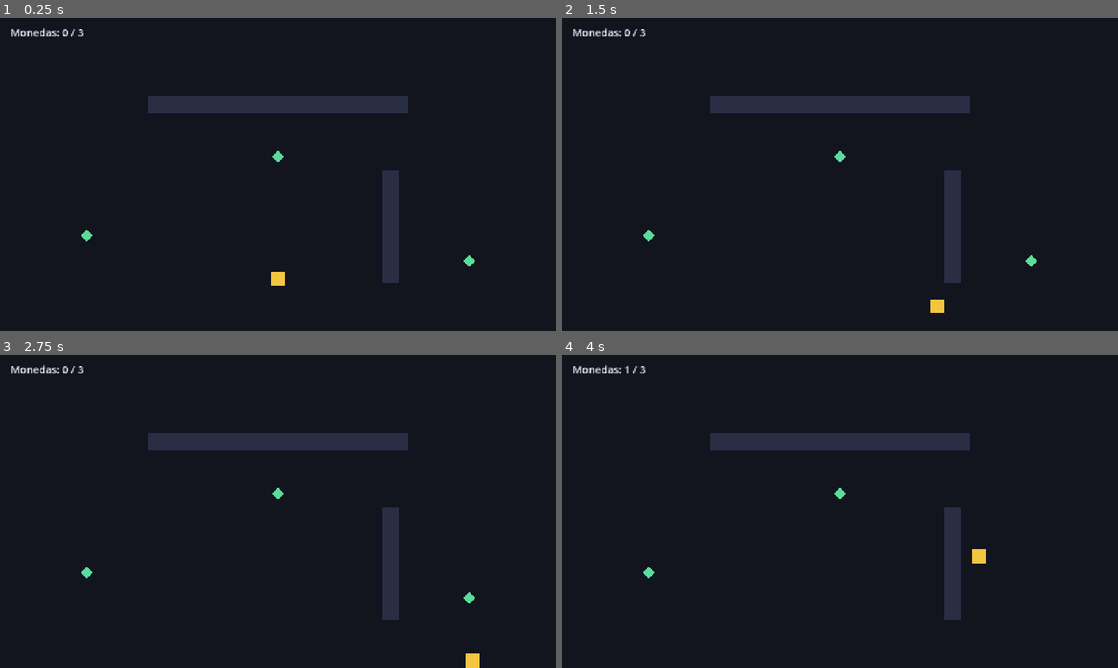
Above: before the commit, frames 1-4 (two rows, left to right).
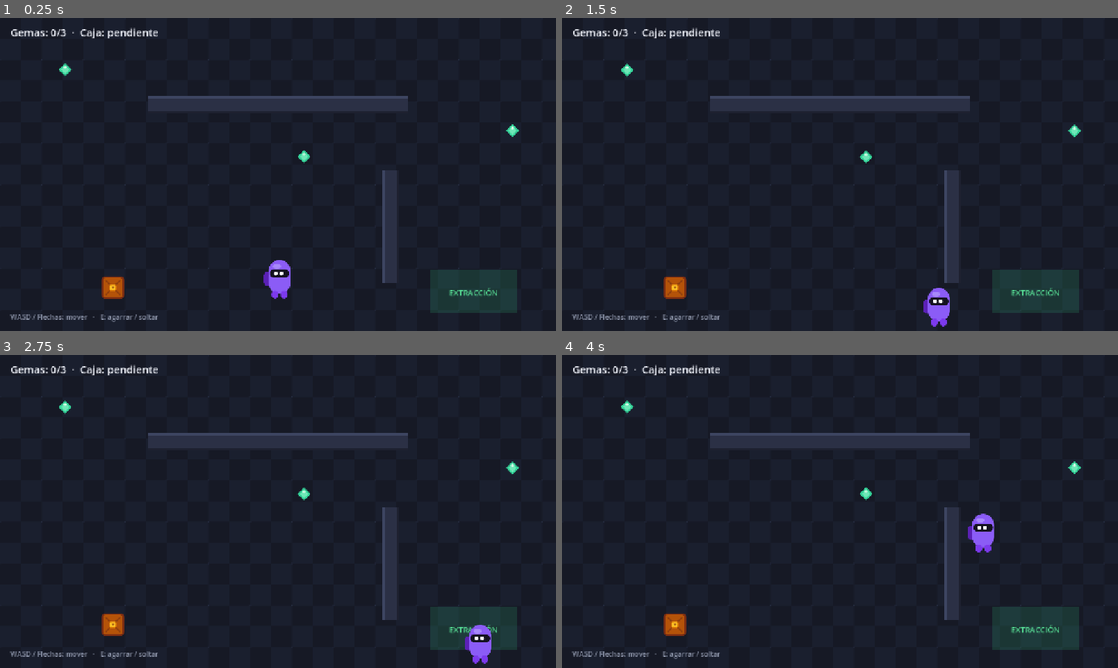
Above: after the commit, the same moments.

Repository: henriih18/game
Game: Godot game, scene res://scenes/main.tscn
Same seed, same stepped clock (60 frames per second), same inputs: the game is played once before the commit and once after it.
Inputs:
- Up to frame 1 (0.25 s): no input
- Up to frame 2 (1.5 s): hold D (move_right) 0.53-1.28 s; hold E (interact, bound only after the commit) 0.53-1.28 s; hold S (move_down) from 1.28 s (still down); tap E (interact, bound only after the commit) at 1.35 s
- Up to frame 3 (2.75 s): release S (move_down) at 2.03 s; hold D (move_right) from 2.03 s (still down); hold E (interact, bound only after the commit) from 2.03 s (still down)
- Up to frame 4 (4 s): release D (move_right) at 2.78 s; release E (interact, bound only after the commit) at 2.78 s; hold W (move_up) 2.78-3.53 s; tap E (interact, bound only after the commit) at 2.85 s; hold A (move_left) from 3.53 s (still down); hold E (interact, bound only after the commit) from 3.53 s (still down)

The runs differ from the first frame. In frame 1, 4.5% of the frame differs, in the area x 1-98%, y 3-98%; in frame 2, 4.5%; in frame 3, 4.2%; in frame 4, 4.5%.

Commit message:
Arte flat vector estilo Among Us + mecanica de agarre y extraccion

Diff:
--- /dev/null
+++ b/assets/art/crate.svg
@@ -0,0 +1,6 @@
+<svg xmlns="http://www.w3.org/2000/svg" width="56" height="56" viewBox="0 0 56 56">
+  <rect x="4" y="4" width="48" height="48" rx="7" fill="#b45309" stroke="#7c2d12" stroke-width="4"/>
+  <path d="M12 12 L44 44 M44 12 L12 44" stroke="#92400e" stroke-width="4" stroke-linecap="round"/>
+  <rect x="21" y="21" width="14" height="14" rx="3" fill="#fbbf24" stroke="#d97706" stroke-width="2"/>
+  <circle cx="28" cy="28" r="2.4" fill="#7c2d12"/>
+</svg>
--- /dev/null
+++ b/assets/art/floor_tile.svg
@@ -0,0 +1,9 @@
+<svg xmlns="http://www.w3.org/2000/svg" width="96" height="96" viewBox="0 0 96 96">
+  <rect width="96" height="96" fill="#1a1f2e"/>
+  <rect width="48" height="48" fill="#161925"/>
+  <rect x="48" y="48" width="48" height="48" fill="#161925"/>
+  <circle cx="0" cy="0" r="1.5" fill="#232a3d"/>
+  <circle cx="96" cy="0" r="1.5" fill="#232a3d"/>
+  <circle cx="0" cy="96" r="1.5" fill="#232a3d"/>
+  <circle cx="96" cy="96" r="1.5" fill="#232a3d"/>
+</svg>
--- /dev/null
+++ b/assets/art/gem.svg
@@ -0,0 +1,5 @@
+<svg xmlns="http://www.w3.org/2000/svg" width="32" height="32" viewBox="0 0 32 32">
+  <polygon points="16,1 31,16 16,31 1,16" fill="#34d399"/>
+  <polygon points="16,6 25,16 16,26 7,16" fill="#6ee7b7"/>
+  <polygon points="16,6 20,10 16,15 12,10" fill="#d1fae5"/>
+</svg>
--- /dev/null
+++ b/assets/art/player_thief.svg
@@ -0,0 +1,10 @@
+<svg xmlns="http://www.w3.org/2000/svg" width="96" height="112" viewBox="0 0 96 112">
+  <rect x="12" y="38" width="20" height="36" rx="9" fill="#5b21b6"/>
+  <rect x="24" y="8" width="56" height="86" rx="28" fill="#8b5cf6"/>
+  <rect x="32" y="86" width="17" height="20" rx="8" fill="#7c3aed"/>
+  <rect x="55" y="86" width="17" height="20" rx="8" fill="#7c3aed"/>
+  <ellipse cx="45" cy="24" rx="11" ry="6" fill="#c4b5fd" opacity="0.5"/>
+  <rect x="27" y="32" width="50" height="21" rx="10.5" fill="#14121f"/>
+  <ellipse cx="42.5" cy="42.5" rx="5" ry="4.5" fill="#ffffff"/>
+  <ellipse cx="57" cy="42.5" rx="5" ry="4.5" fill="#ffffff"/>
+</svg>
--- /dev/null
+++ b/assets/art/shadow.svg
@@ -0,0 +1,3 @@
+<svg xmlns="http://www.w3.org/2000/svg" width="48" height="16" viewBox="0 0 48 16">
+  <ellipse cx="24" cy="8" rx="22" ry="6.5" fill="#000000" opacity="0.35"/>
+</svg>
--- a/project.godot
+++ b/project.godot
@@ -48,6 +48,11 @@
 , Object(InputEventKey,"resource_local_to_scene":false,"resource_name":"","device":-1,"window_id":0,"alt_pressed":false …(186 unchanged characters)…
 ]
 }
+interact={
+"deadzone": 0.2,
+"events": [Object(InputEventKey,"resource_local_to_scene":false,"resource_name":"","device":-1,"window_id":0,"alt_pressed":false,"shift_pressed":false,"ctrl_pressed":false,"meta_pressed":false,"pressed":false,"keycode":0,"physical_keycode":69,"key_label":0,"unicode":0,"location":0,"echo":false,"script":null)
+]
+}
 
 [rendering]
 
--- a/scenes/coin.tscn
+++ /dev/null
@@ -1,18 +0,0 @@
-[gd_scene load_steps=3 format=3]
-
-[ext_resource type="Script" path="res://scripts/coin.gd" id="1_coin"]
-
-[sub_resource type="CircleShape2D" id="CircleShape2D_coin"]
-radius = 18.0
-
-[node name="Coin" type="Area2D"]
-script = ExtResource("1_coin")
-
-[node name="Visual" type="Polygon2D" parent="."]
-color = Color(0.35, 0.87, 0.6, 1)
-polygon = PackedVector2Array(0, -14, 14, 0, 0, 14, -14, 0)
-
-[node name="CollisionShape2D" type="CollisionShape2D" parent="."]
-shape = SubResource("CircleShape2D_coin")
-
-[connection signal="body_entered" from="." to="." method="_on_body_entered"]
--- /dev/null
+++ b/scenes/crate.tscn
@@ -0,0 +1,22 @@
+[gd_scene load_steps=5 format=3]
+
+[ext_resource type="Script" path="res://scripts/crate.gd" id="1_crate"]
+[ext_resource type="Texture2D" path="res://assets/art/crate.svg" id="2_texture"]
+[ext_resource type="Texture2D" path="res://assets/art/shadow.svg" id="3_shadow"]
+
+[sub_resource type="RectangleShape2D" id="RectangleShape2D_crate"]
+size = Vector2(52, 52)
+
+[node name="Crate" type="Area2D"]
+script = ExtResource("1_crate")
+
+[node name="Shadow" type="Sprite2D" parent="."]
+position = Vector2(0, 26)
+z_index = -1
+texture = ExtResource("3_shadow")
+
+[node name="Visual" type="Sprite2D" parent="."]
+texture = ExtResource("2_texture")
+
+[node name="CollisionShape2D" type="CollisionShape2D" parent="."]
+shape = SubResource("RectangleShape2D_crate")
--- /dev/null
+++ b/scenes/extraction_zone.tscn
@@ -0,0 +1,29 @@
+[gd_scene load_steps=3 format=3]
+
+[ext_resource type="Script" path="res://scripts/extraction_zone.gd" id="1_zone"]
+
+[sub_resource type="RectangleShape2D" id="RectangleShape2D_zone"]
+size = Vector2(200, 100)
+
+[node name="ExtractionZone" type="Area2D"]
+script = ExtResource("1_zone")
+
+[node name="Visual" type="ColorRect" parent="."]
+offset_left = -100.0
+offset_top = -50.0
+offset_right = 100.0
+offset_bottom = 50.0
+color = Color(0.22, 0.85, 0.55, 0.15)
+
+[node name="Label" type="Label" parent="."]
+offset_left = -100.0
+offset_top = -11.0
+offset_right = 100.0
+offset_bottom = 11.0
+theme_override_colors/font_color = Color(0.35, 0.9, 0.6, 0.9)
+theme_override_font_sizes/font_size = 18
+text = "EXTRACCIÓN"
+horizontal_alignment = 1
+
+[node name="CollisionShape2D" type="CollisionShape2D" parent="."]
+shape = SubResource("RectangleShape2D_zone")
--- /dev/null
+++ b/scenes/gem.tscn
@@ -0,0 +1,18 @@
+[gd_scene load_steps=4 format=3]
+
+[ext_resource type="Script" path="res://scripts/gem.gd" id="1_gem"]
+[ext_resource type="Texture2D" path="res://assets/art/gem.svg" id="2_texture"]
+
+[sub_resource type="CircleShape2D" id="CircleShape2D_gem"]
+radius = 16.0
+
+[node name="Gem" type="Area2D"]
+script = ExtResource("1_gem")
+
+[node name="Visual" type="Sprite2D" parent="."]
+texture = ExtResource("2_texture")
+
+[node name="CollisionShape2D" type="CollisionShape2D" parent="."]
+shape = SubResource("CircleShape2D_gem")
+
+[connection signal="body_entered" from="." to="." method="_on_body_entered"]
--- a/scenes/main.tscn
+++ b/scenes/main.tscn
@@ -1,8 +1,11 @@
-[gd_scene load_steps=6 format=3]
+[gd_scene load_steps=9 format=3]
 
 [ext_resource type="Script" path="res://scripts/main.gd" id="1_main"]
-[ext_resource type="PackedScene" path="res://scenes/player.tscn" id="2_player"]
-[ext_resource type="PackedScene" path="res://scenes/coin.tscn" id="3_coin"]
+[ext_resource type="Texture2D" path="res://assets/art/floor_tile.svg" id="2_floor"]
+[ext_resource type="PackedScene" path="res://scenes/player.tscn" id="3_player"]
+[ext_resource type="PackedScene" path="res://scenes/gem.tscn" id="4_gem"]
+[ext_resource type="PackedScene" path="res://scenes/crate.tscn" id="5_crate"]
+[ext_resource type="PackedScene" path="res://scenes/extraction_zone.tscn" id="6_zone"]
 
 [sub_resource type="RectangleShape2D" id="RectangleShape2D_h"]
 size = Vector2(600, 40)
@@ -13,22 +16,38 @@
 [node name="Main" type="Node2D"]
 script = ExtResource("1_main")
 
-[node name="Background" type="ColorRect" parent="."]
-offset_right = 1280.0
-offset_bottom = 720.0
-color = Color(0.07, 0.08, 0.12, 1)
+[node name="Floor" type="Sprite2D" parent="."]
+texture = ExtResource("2_floor")
+centered = false
+texture_repeat = 2
+region_enabled = true
+region_rect = Rect2(0, 0, 1280, 720)
 
 [node name="Walls" type="Node2D" parent="."]
 
 [node name="WallHorizontal" type="StaticBody2D" parent="Walls"]
 position = Vector2(640, 200)
 
-[node name="Visual" type="ColorRect" parent="Walls/WallHorizontal"]
+[node name="Base" type="ColorRect" parent="Walls/WallHorizontal"]
 offset_left = -300.0
 offset_top = -20.0
 offset_right = 300.0
 offset_bottom = 20.0
-color = Color(0.16, 0.18, 0.27, 1)
+color = Color(0.17, 0.19, 0.27, 1)
+
+[node name="Top" type="ColorRect" parent="Walls/WallHorizontal"]
+offset_left = -300.0
+offset_top = -20.0
+offset_right = 300.0
+offset_bottom = -14.0
+color = Color(0.24, 0.27, 0.38, 1)
+
+[node name="Bottom" type="ColorRect" parent="Walls/WallHorizontal"]
+offset_left = -300.0
+offset_top = 14.0
+offset_right = 300.0
+offset_bottom = 20.0
+color = Color(0.12, 0.13, 0.19, 1)
 
 [node name="CollisionShape2D" type="CollisionShape2D" parent="Walls/WallHorizontal"]
 shape = SubResource("RectangleShape2D_h")
@@ -36,37 +55,66 @@
 [node name="WallVertical" type="StaticBody2D" parent="Walls"]
 position = Vector2(900, 480)
 
-[node name="Visual" type="ColorRect" parent="Walls/WallVertical"]
+[node name="Base" type="ColorRect" parent="Walls/WallVertical"]
 offset_left = -20.0
 offset_top = -130.0
 offset_right = 20.0
 offset_bottom = 130.0
-color = Color(0.16, 0.18, 0.27, 1)
+color = Color(0.17, 0.19, 0.27, 1)
+
+[node name="Top" type="ColorRect" parent="Walls/WallVertical"]
+offset_left = -20.0
+offset_top = -130.0
+offset_right = -14.0
+offset_bottom = 130.0
+color = Color(0.24, 0.27, 0.38, 1)
+
+[node name="Bottom" type="ColorRect" parent="Walls/WallVertical"]
+offset_left = 14.0
+offset_top = -130.0
+offset_right = 20.0
+offset_bottom = 130.0
+color = Color(0.12, 0.13, 0.19, 1)
 
 [node name="CollisionShape2D" type="CollisionShape2D" parent="Walls/WallVertical"]
 shape = SubResource("RectangleShape2D_v")
 
-[node name="Coins" type="Node2D" parent="."]
+[node name="Gems" type="Node2D" parent="."]
 
-[node name="Coin1" parent="Coins" instance=ExtResource("3_coin")]
-position = Vector2(200, 500)
+[node name="Gem1" parent="Gems" instance=ExtResource("4_gem")]
+position = Vector2(150, 120)
 
-[node name="Coin2" parent="Coins" instance=ExtResource("3_coin")]
-position = Vector2(640, 320)
+[node name="Gem2" parent="Gems" instance=ExtResource("4_gem")]
+position = Vector2(700, 320)
 
-[node name="Coin3" parent="Coins" instance=ExtResource("3_coin")]
-position = Vector2(1080, 560)
+[node name="Gem3" parent="Gems" instance=ExtResource("4_gem")]
+position = Vector2(1180, 260)
 
-[node name="Player" parent="." instance=ExtResource("2_player")]
+[node name="Crate" parent="." instance=ExtResource("5_crate")]
+position = Vector2(260, 620)
+
+[node name="ExtractionZone" parent="." instance=ExtResource("6_zone")]
+position = Vector2(1090, 630)
+
+[node name="Player" parent="." instance=ExtResource("3_player")]
 position = Vector2(640, 600)
 
 [node name="HUD" type="CanvasLayer" parent="."]
 
-[node name="CoinLabel" type="Label" parent="HUD"]
+[node name="StatusLabel" type="Label" parent="HUD"]
 offset_left = 24.0
 offset_top = 16.0
-offset_right = 500.0
+offset_right = 700.0
 offset_bottom = 56.0
 theme_override_colors/font_color = Color(0.93, 0.94, 0.97, 1)
 theme_override_font_sizes/font_size = 24
-text = "Monedas: 0 / 3"
+text = "Gemas: 0/3  ·  Caja: pendiente"
+
+[node name="HintLabel" type="Label" parent="HUD"]
+offset_left = 24.0
+offset_top = 676.0
+offset_right = 760.0
+offset_bottom = 704.0
+theme_override_colors/font_color = Color(0.55, 0.58, 0.66, 1)
+theme_override_font_sizes/font_size = 16
+text = "WASD / Flechas: mover   ·   E: agarrar / soltar"
--- a/scenes/player.tscn
+++ b/scenes/player.tscn
@@ -1,16 +1,32 @@
-[gd_scene load_steps=3 format=3]
+[gd_scene load_steps=6 format=3]
 
 [ext_resource type="Script" path="res://scripts/player.gd" id="1_player"]
+[ext_resource type="Texture2D" path="res://assets/art/player_thief.svg" id="2_texture"]
+[ext_resource type="Texture2D" path="res://assets/art/shadow.svg" id="3_shadow"]
 
-[sub_resource type="RectangleShape2D" id="RectangleShape2D_player"]
+[sub_resource type="RectangleShape2D" id="RectangleShape2D_body"]
 size = Vector2(32, 32)
+
+[sub_resource type="CircleShape2D" id="CircleShape2D_grab"]
+radius = 48.0
 
 [node name="Player" type="CharacterBody2D"]
 script = ExtResource("1_player")
 
-[node name="Visual" type="Polygon2D" parent="."]
-color = Color(0.96, 0.78, 0.25, 1)
-polygon = PackedVector2Array(-16, -16, 16, -16, 16, 16, -16, 16)
+[node name="Shadow" type="Sprite2D" parent="."]
+position = Vector2(0, 44)
+scale = Vector2(1.1, 1)
+z_index = -1
+texture = ExtResource("3_shadow")
+
+[node name="Visual" type="Sprite2D" parent="."]
+texture = ExtResource("2_texture")
+scale = Vector2(0.9, 0.9)
 
 [node name="CollisionShape2D" type="CollisionShape2D" parent="."]
-shape = SubResource("RectangleShape2D_player")
+shape = SubResource("RectangleShape2D_body")
+
+[node name="GrabArea" type="Area2D" parent="."]
+
+[node name="CollisionShape2D" type="CollisionShape2D" parent="GrabArea"]
+shape = SubResource("CircleShape2D_grab")
--- a/scripts/coin.gd
+++ /dev/null
@@ -1,7 +0,0 @@
-extends Area2D
-
-signal collected
-
-func _on_body_entered(_body: Node2D) -> void:
-	collected.emit()
-	queue_free()
--- /dev/null
+++ b/scripts/crate.gd
@@ -0,0 +1,31 @@
+class_name Crate
+extends Area2D
+
+const CARRY_OFFSET := Vector2(0, -46)
+
+var holder: Node2D = null
+var delivered := false
+
+func _ready() -> void:
+	add_to_group("crate")
+
+func _process(_delta: float) -> void:
+	if is_instance_valid(holder):
+		global_position = holder.global_position + CARRY_OFFSET
+
+func get_grabbed(by: Node2D) -> void:
+	if delivered:
+		return
+	holder = by
+	z_index = 1
+
+func release() -> void:
+	holder = null
+	z_index = 0
+
+func deliver() -> void:
+	delivered = true
+	holder = null
+	z_index = 0
+	remove_from_group("crate")
+	modulate = Color(0.6, 1.0, 0.75)
--- /dev/null
+++ b/scripts/extraction_zone.gd
@@ -0,0 +1,16 @@
+extends Area2D
+
+signal crate_delivered
+
+var _done := false
+
+func _ready() -> void:
+	area_entered.connect(_on_area_entered)
+
+func _on_area_entered(area: Area2D) -> void:
+	if _done:
+		return
+	if not (area is Crate):
+		return
+	_done = true
+	crate_delivered.emit()
--- /dev/null
+++ b/scripts/gem.gd
@@ -0,0 +1,12 @@
+extends Area2D
+
+signal collected
+
+func _ready() -> void:
+	var tween := create_tween().set_loops()
+	tween.tween_property($Visual, "position:y", -4.0, 0.7).set_trans(Tween.TRANS_SINE).set_ease(Tween.EASE_IN_OUT)
+	tween.tween_property($Visual, "position:y", 0.0, 0.7).set_trans(Tween.TRANS_SINE).set_ease(Tween.EASE_IN_OUT)
+
+func _on_body_entered(_body: Node2D) -> void:
+	collected.emit()
+	queue_free()
--- a/scripts/main.gd
+++ b/scripts/main.gd
@@ -1,18 +1,29 @@
 extends Node2D
 
-const TOTAL_COINS := 3
+const TOTAL_GEMS := 3
 
-var coins_collected := 0
+var gems_collected := 0
+var crate_delivered := false
 
-@onready var coin_label: Label = $HUD/CoinLabel
+@onready var status_label: Label = $HUD/StatusLabel
 
 func _ready() -> void:
-	for coin in $Coins.get_children():
-		coin.collected.connect(_on_coin_collected)
+	for gem in $Gems.get_children():
+		gem.connect("collected", _on_gem_collected)
+	$ExtractionZone.connect("crate_delivered", _on_crate_delivered)
 
-func _on_coin_collected() -> void:
-	coins_collected += 1
-	if coins_collected >= TOTAL_COINS:
-		coin_label.text = "¡Robo completo!"
-	else:
-		coin_label.text = "Monedas: %d / %d" % [coins_collected, TOTAL_COINS]
+func _on_gem_collected() -> void:
+	gems_collected += 1
+	_update_status()
+
+func _on_crate_delivered() -> void:
+	crate_delivered = true
+	$Crate.call("deliver")
+	_update_status()
+
+func _update_status() -> void:
+	if gems_collected >= TOTAL_GEMS and crate_delivered:
+		status_label.text = "¡ROBO COMPLETO!"
+		return
+	var crate_state := "extraída" if crate_delivered else "pendiente"
+	status_label.text = "Gemas: %d/%d  ·  Caja: %s" % [gems_collected, TOTAL_GEMS, crate_state]
--- a/scripts/player.gd
+++ b/scripts/player.gd
@@ -1,13 +1,45 @@
 extends CharacterBody2D
 
-@export var speed: float = 320.0
+@export var speed: float = 340.0
+@export var carry_speed_multiplier: float = 0.55
+
+var carried: Crate = null
+
+@onready var grab_area: Area2D = $GrabArea
 
 func _physics_process(_delta: float) -> void:
+	if carried != null and carried.delivered:
+		carried = null
+
 	var direction := Input.get_vector("move_left", "move_right", "move_up", "move_down")
-	velocity = direction * speed
+	var current_speed := speed
+	if carried != null:
+		current_speed *= carry_speed_multiplier
+	velocity = direction * current_speed
 	move_and_slide()
 	_clamp_to_screen()
 
+func _unhandled_input(event: InputEvent) -> void:
+	if event.is_action_pressed("interact"):
+		_toggle_grab()
+
+func _toggle_grab() -> void:
+	if carried != null:
+		_drop()
+		return
+	for area in grab_area.get_overlapping_areas():
+		if area is Crate:
+			var crate := area as Crate
+			if not crate.delivered:
+				carried = crate
+				crate.get_grabbed(self)
+				return
+
+func _drop() -> void:
+	if carried != null:
+		carried.release()
+		carried = null
+
 func _clamp_to_screen() -> void:
 	var rect := get_viewport_rect()
-	global_position = global_position.clamp(rect.position + Vector2(16, 16), rect.end - Vector2(16, 16))
+	global_position = global_position.clamp(rect.position + Vector2(20, 52), rect.end - Vector2(20, 56))
Not shown, added: assets/art/crate.svg.import
Not shown, added: assets/art/floor_tile.svg.import
Not shown, added: assets/art/gem.svg.import
Not shown, added: assets/art/player_thief.svg.import
Not shown, added: assets/art/shadow.svg.import
Binary file added: docs/screenshot.png
Not shown, removed: scripts/coin.gd.uid
Not shown, added: scripts/crate.gd.uid
Not shown, added: scripts/extraction_zone.gd.uid
Not shown, added: scripts/gem.gd.uid
